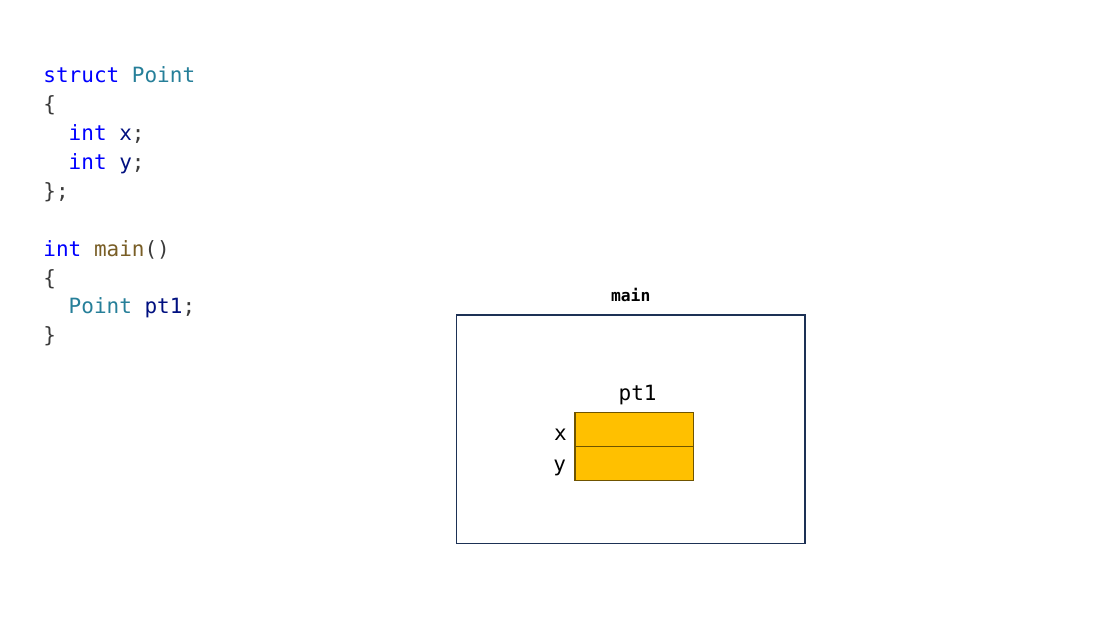
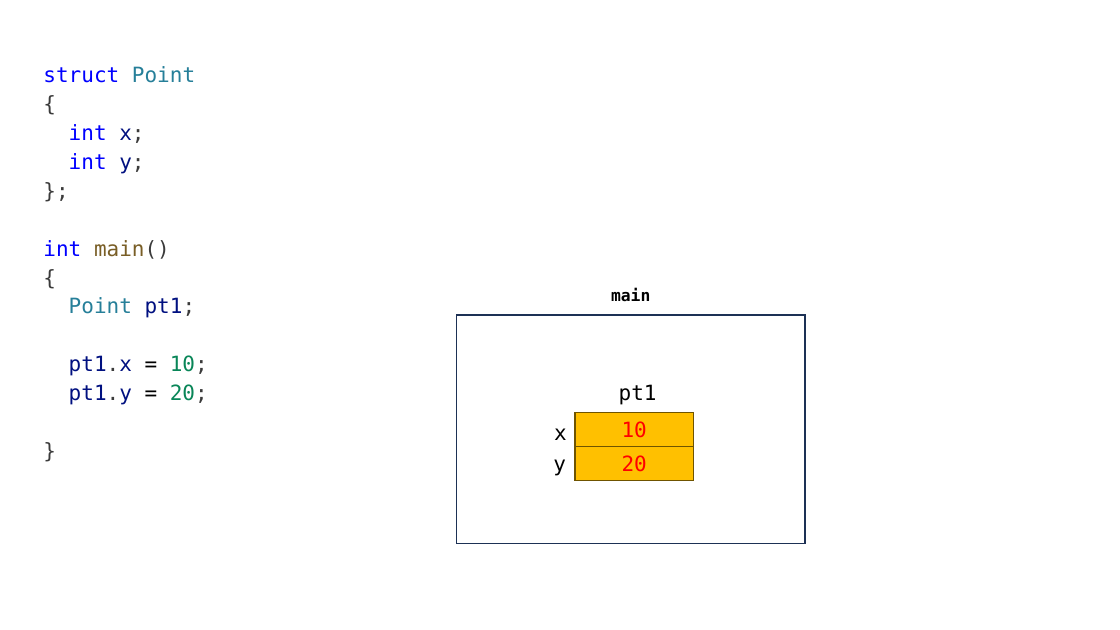
Before and after one commit to yoondev-classroom/cpp_250512, a slide deck: slide 28 of cpp_250512.pptx. Drawn at 1120x630 pixels with LibreOffice and Linux fonts; fonts in the diff are those of the drawing. Boxes give left, top, right and bottom in pixels: in the first picture for what was removed or moved away, otherwise in the second. Text is boxed around its words. In the diff, an @@ line names an element or a change of style, - is before the commit and + after.

```diff
--- a/cpp_250512.pptx
+++ b/cpp_250512.pptx
@@ text at (x1=69, y1=355, x2=208, y2=405): paragraphs added @@
+pt1.x = 10;
+pt1.y = 20;
@@ text in rectangle at (x1=622, y1=421, x2=647, y2=438): text added @@
+10
@@ text in rectangle at (x1=622, y1=455, x2=647, y2=472): text added @@
+20
```
Also in this commit, not shown: 1 other slide changed, 2 other files.
